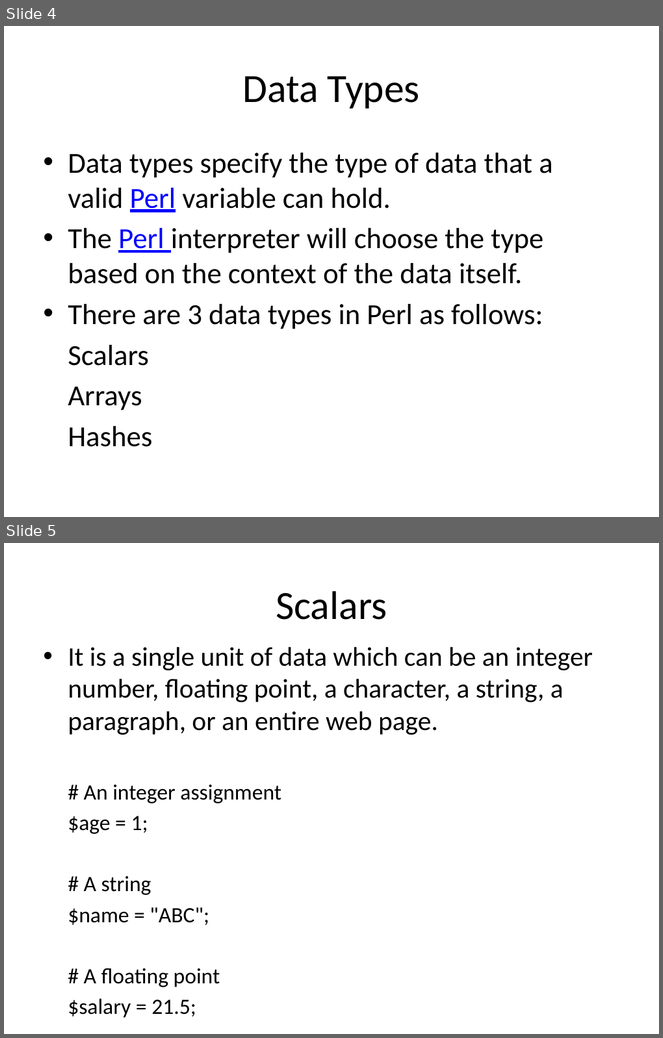
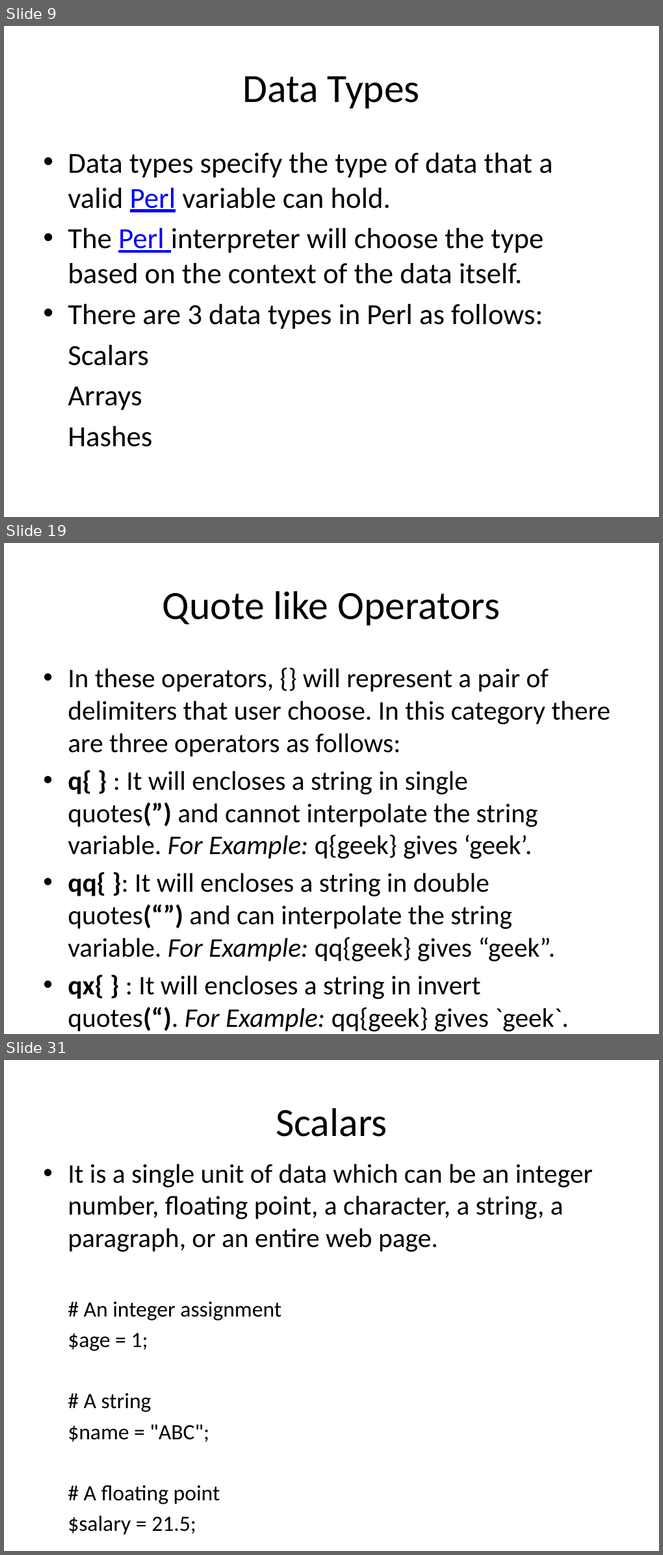
Before and after one commit to srivalli-project/BI_Team_Status, a slide deck: Santhoshi/PerlBasics.pptx. Shown one above the other, each under a label of ours: slides 4 and 5 before the commit, slides 9, 19 and 31 after it; the slides between them are not shown. The pictures are 663x1038 and 663x1555 pixels, drawn with LibreOffice and Linux fonts; fonts in the diff are those of the drawing. Boxes give left, top, right and bottom in pixels: in the first picture for what was removed or moved away, otherwise in the second. Text is boxed around its words. In the diff, an @@ line names an element or a change of style, - is before the commit and + after.

```diff
--- a/Santhoshi/PerlBasics.pptx
+++ b/Santhoshi/PerlBasics.pptx
@@ slide 19 added at (x1=4, y1=543, x2=659, y2=1034), background #FFFFFF @@
@@ title added at (x1=163, y1=591, x2=500, y2=626), 44 pt, text #000000 @@
+Quote like Operators
@@ text added at (x1=68, y1=668, x2=611, y2=1032), 29.6 pt, text #000000 @@
+• In these operators, {} will represent a pair of delimiters that user choose. In this category there are three operators as follows:
+• q{ } : It will encloses a string in single quotes(”) and cannot interpolate the string variable. For Example: q{geek} gives ‘geek’.
+• qq{ }: It will encloses a string in double quotes(“”) and can interpolate the string variable. For Example: qq{geek} gives “geek”.
+• qx{ } : It will encloses a string in invert quotes(“). For Example: qq{geek} gives `geek`.
@@ what was slide 4 is now slide 9 @@
@@ what was slide 5 is now slide 31 @@
```
Also in this commit, not shown: 25 other slides added, 7 other files.
